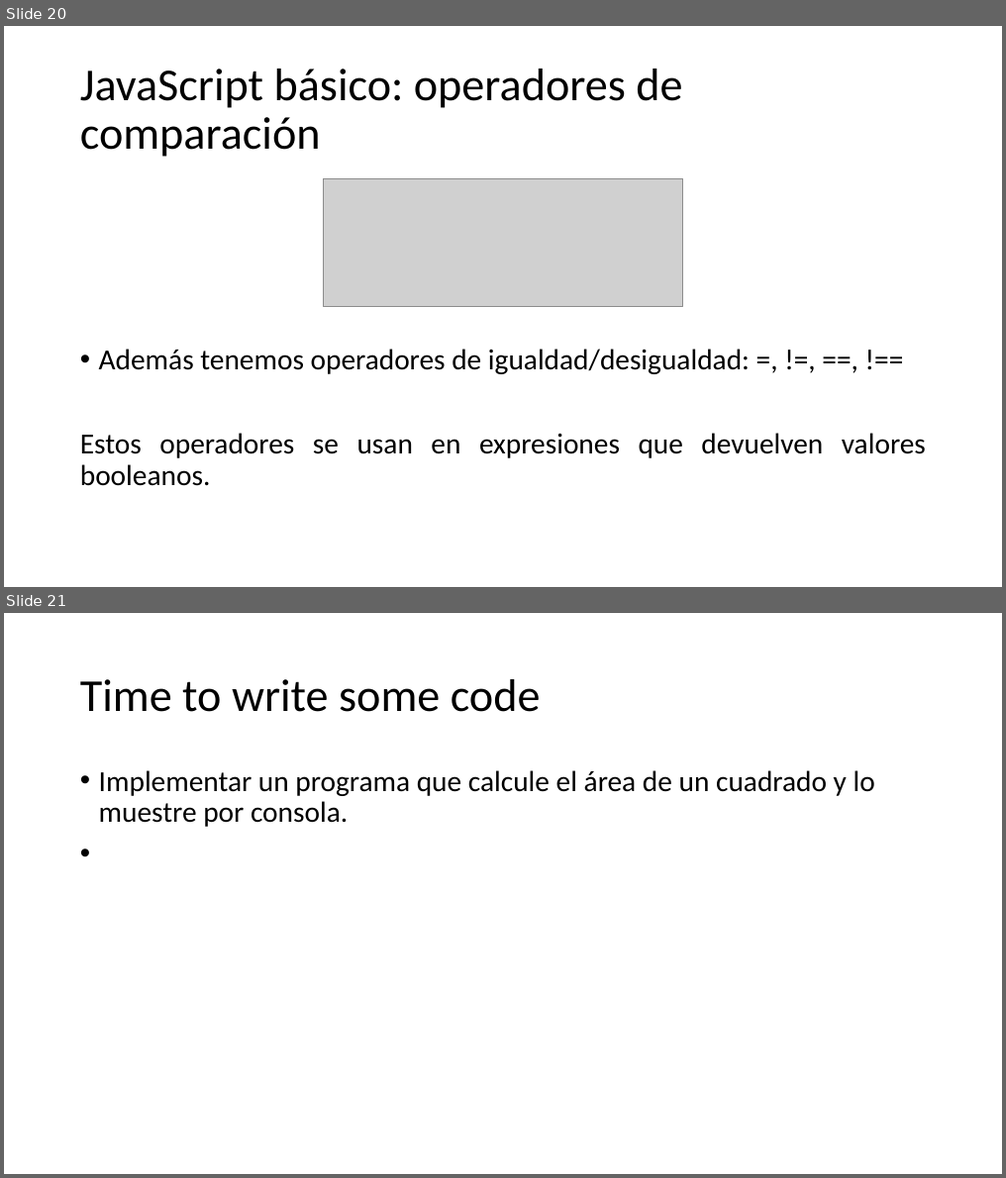
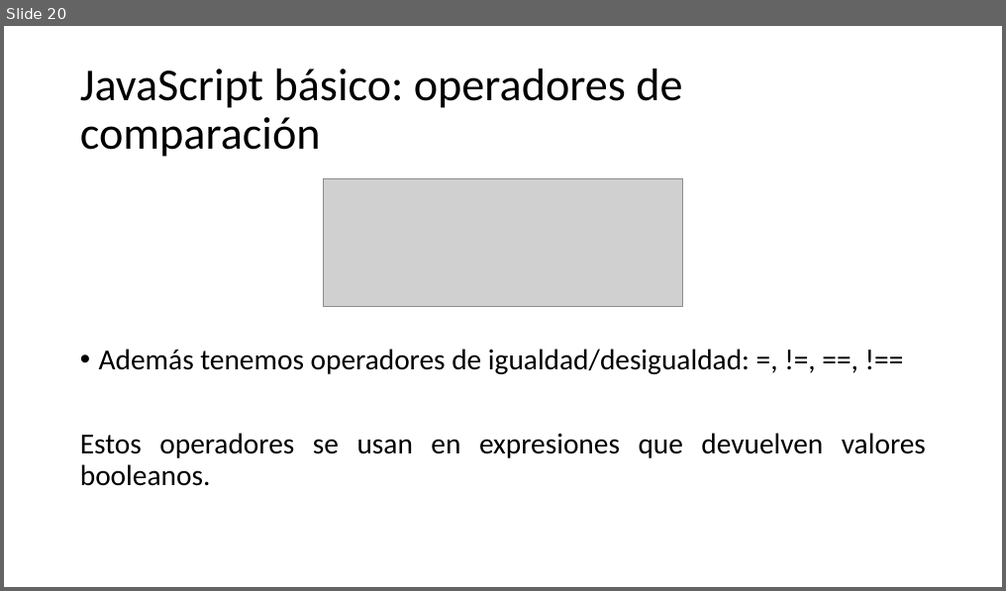
Before and after one commit to SarutobiKonohamaru/js_full_course, a slide deck: Presentacion del curso.pptx. Shown one above the other, each under a label of ours: slides 20 and 21 before the commit, slide 20 after it. The pictures are 1006x1178 and 1006x591 pixels, drawn with LibreOffice and Linux fonts; fonts in the diff are those of the drawing; grey boxes stand for pictures. Boxes give left, top, right and bottom in pixels: in the first picture for what was removed or moved away, otherwise in the second. Text is boxed around its words. In the diff, an @@ line names an element or a change of style, - is before the commit and + after.

Commit message:
Removed exercise slide

```diff
--- a/Presentacion del curso.pptx
+++ b/Presentacion del curso.pptx
@@ slide 21 removed at (4, 613, 1002, 1174), background #FFFFFF @@
@@ title removed at (80, 679, 541, 712) @@
-Time to write some code
@@ text removed at (99, 770, 875, 827) @@
-• Implementar un programa que calcule el área de un cuadrado y lo muestre por consola.
```
